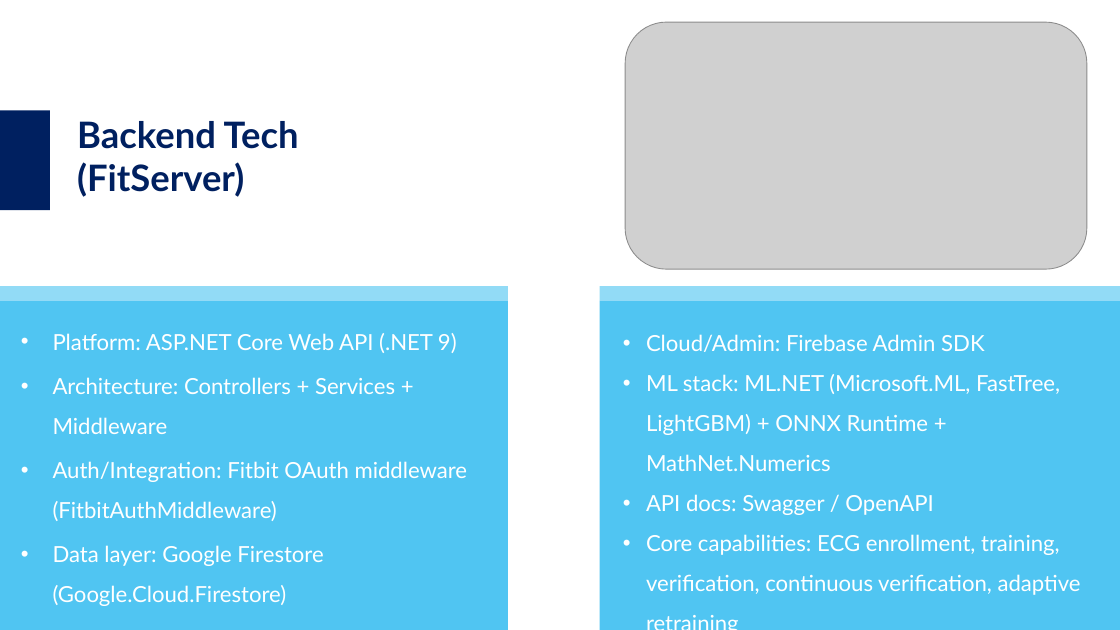
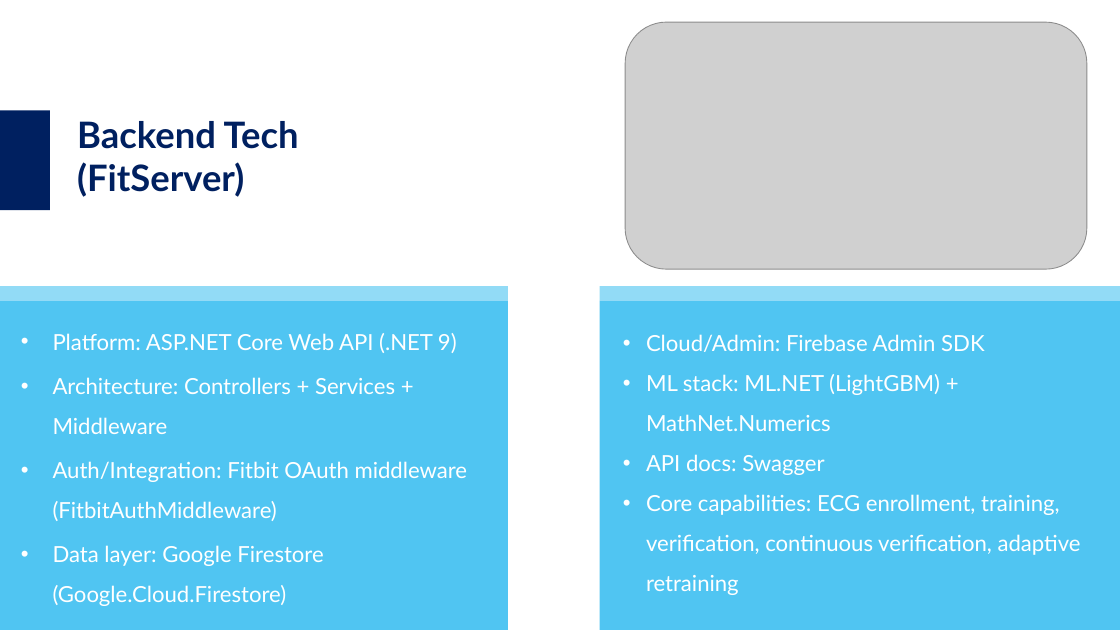
Before and after one commit to rizkallahmichel/fyp_fitbit_server, a slide deck: slide 6 of Projet Master Presentation-FR.pptx. Drawn at 1120x630 pixels with LibreOffice and Linux fonts; fonts in the diff are those of the drawing; grey boxes stand for pictures. Boxes give left, top, right and bottom in pixels: in the first picture for what was removed or moved away, otherwise in the second. Text is boxed around its words. In the diff, an @@ line names an element or a change of style, - is before the commit and + after.

Commit message:
update presentation

```diff
--- a/Projet Master Presentation-FR.pptx
+++ b/Projet Master Presentation-FR.pptx
@@ text at [646,374,940,475]: text changed @@
-• ML stack: ML.NET (Microsoft.ML, FastTree, LightGBM) + ONNX Runtime + MathNet.Numerics
-• API docs: Swagger / OpenAPI
+• ML stack: ML.NET (LightGBM) + MathNet.Numerics
+• API docs: Swagger
```
Also in this commit, not shown: 1 other file.
